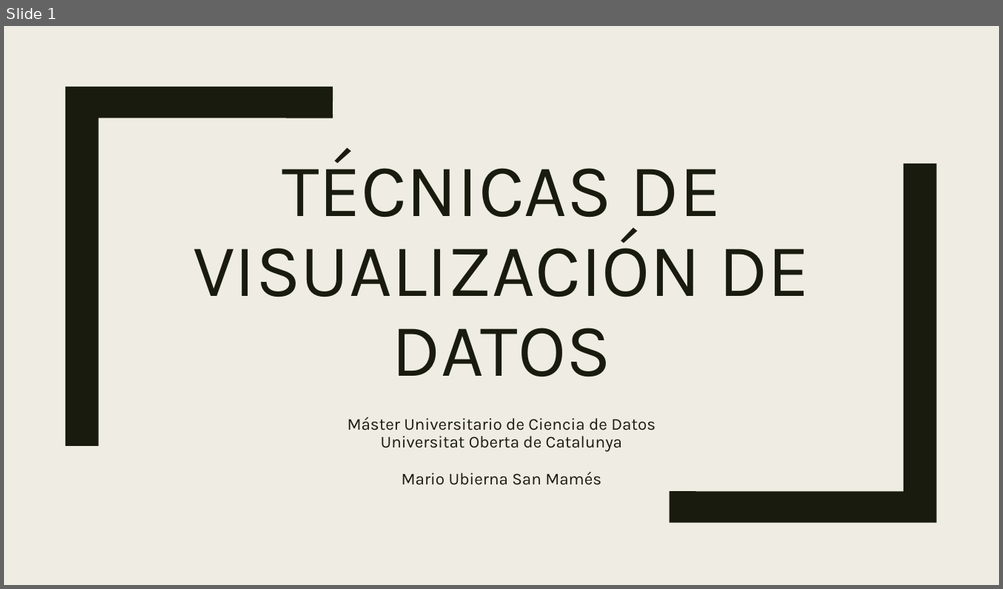
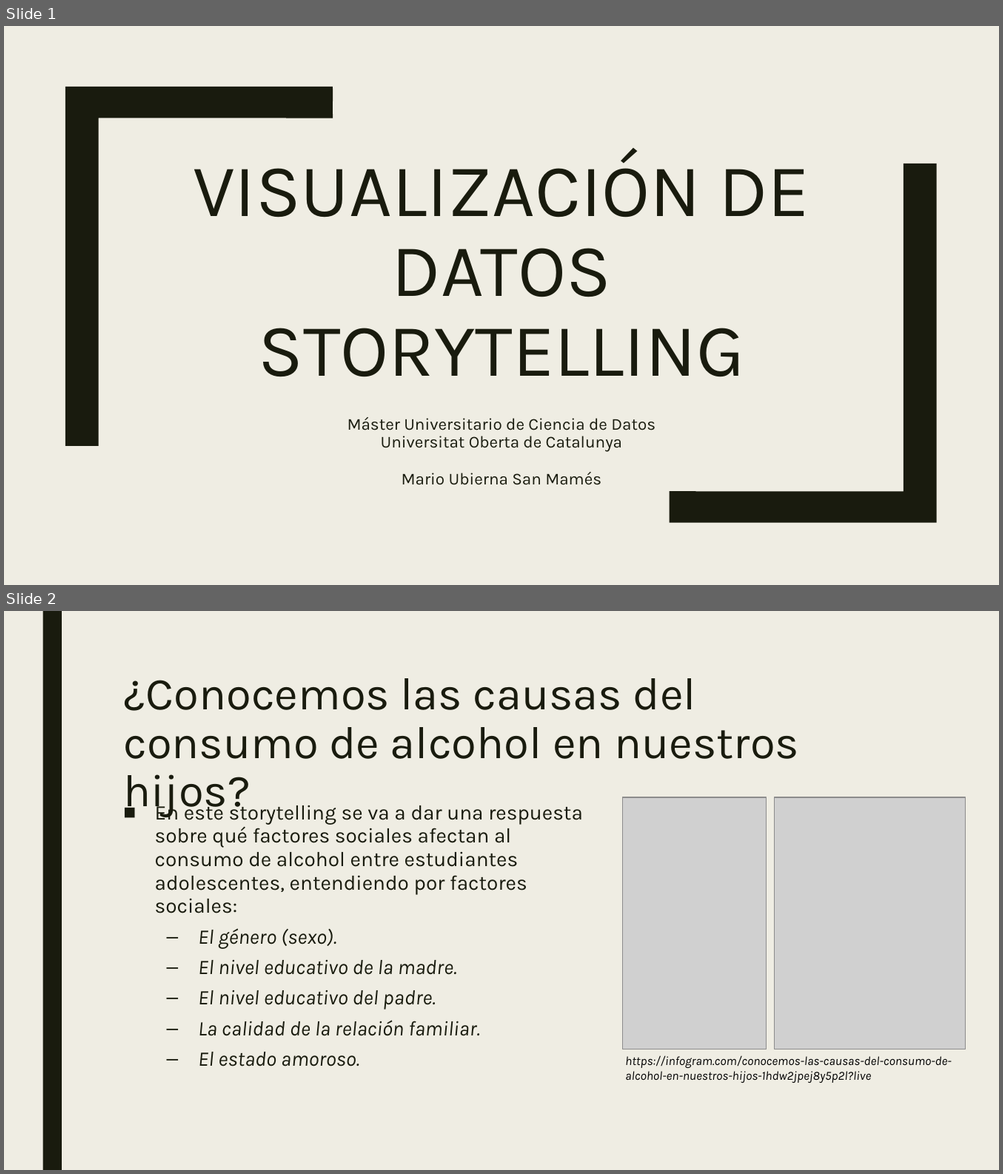
Before and after one commit to mariousm/Data-Science-Master, a slide deck: 2021-22/PrimerSemestre/Visualizacion/PEC3/Storytelling.pptx. Shown one above the other, each under a label of ours: slide 1 before the commit, slides 1 and 2 after it. The pictures are 1003x589 and 1003x1174 pixels, drawn with LibreOffice and Linux fonts; fonts in the diff are those of the drawing; grey boxes stand for pictures. Boxes give left, top, right and bottom in pixels: in the first picture for what was removed or moved away, otherwise in the second. Text is boxed around its words. In the diff, an @@ line names an element or a change of style, - is before the commit and + after.

```diff
--- a/2021-22/PrimerSemestre/Visualizacion/PEC3/Storytelling.pptx
+++ b/2021-22/PrimerSemestre/Visualizacion/PEC3/Storytelling.pptx
@@ slide 2 added at <box>4,611,999,1170</box>, background #EFEDE3 @@
@@ rectangle added at <box>42,611,62,1170</box>, fill #191B0E @@
@@ title added at <box>123,678,799,759</box>, 44 pt, text #191B0E @@
+¿Conocemos las causas del consumo de alcohol en nuestros hijos?
@@ text added at <box>155,800,583,1067</box>, 20 pt, text #191B0E @@
+■ En este storytelling se va a dar una respuesta sobre qué factores sociales afectan al consumo de alcohol entre estudiantes adolescentes, entendiendo por factores sociales:
+  – El género (sexo).
+  – El nivel educativo de la madre.
+  – El nivel educativo del padre.
+  – La calidad de la relación familiar.
+  – El estado amoroso.
@@ picture added at <box>623,797,765,1050</box> @@
@@ picture added at <box>774,797,965,1050</box> @@
@@ text added at <box>625,1056,951,1083</box>, 12 pt, text #000000, italic @@
+https://infogram.com/conocemos-las-causas-del-consumo-de-alcohol-en-nuestros-hijos-1hdw2jpej8y5p2l?live
@@ slide 1 changed as well @@
@@ title at <box>193,150,809,378</box>: text changed @@
-TÉCNICAS DE VISUALIZACIÓN DE DATOS
+VISUALIZACIÓN DE DATOS STORYTELLING
```
Also in this commit, not shown: 13 other slides added, 12 slides removed.
